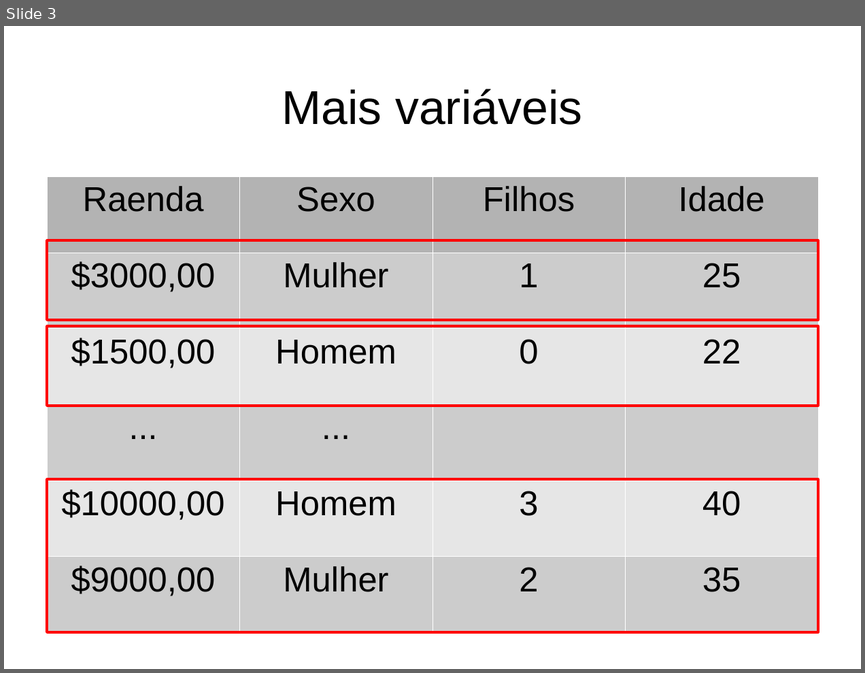
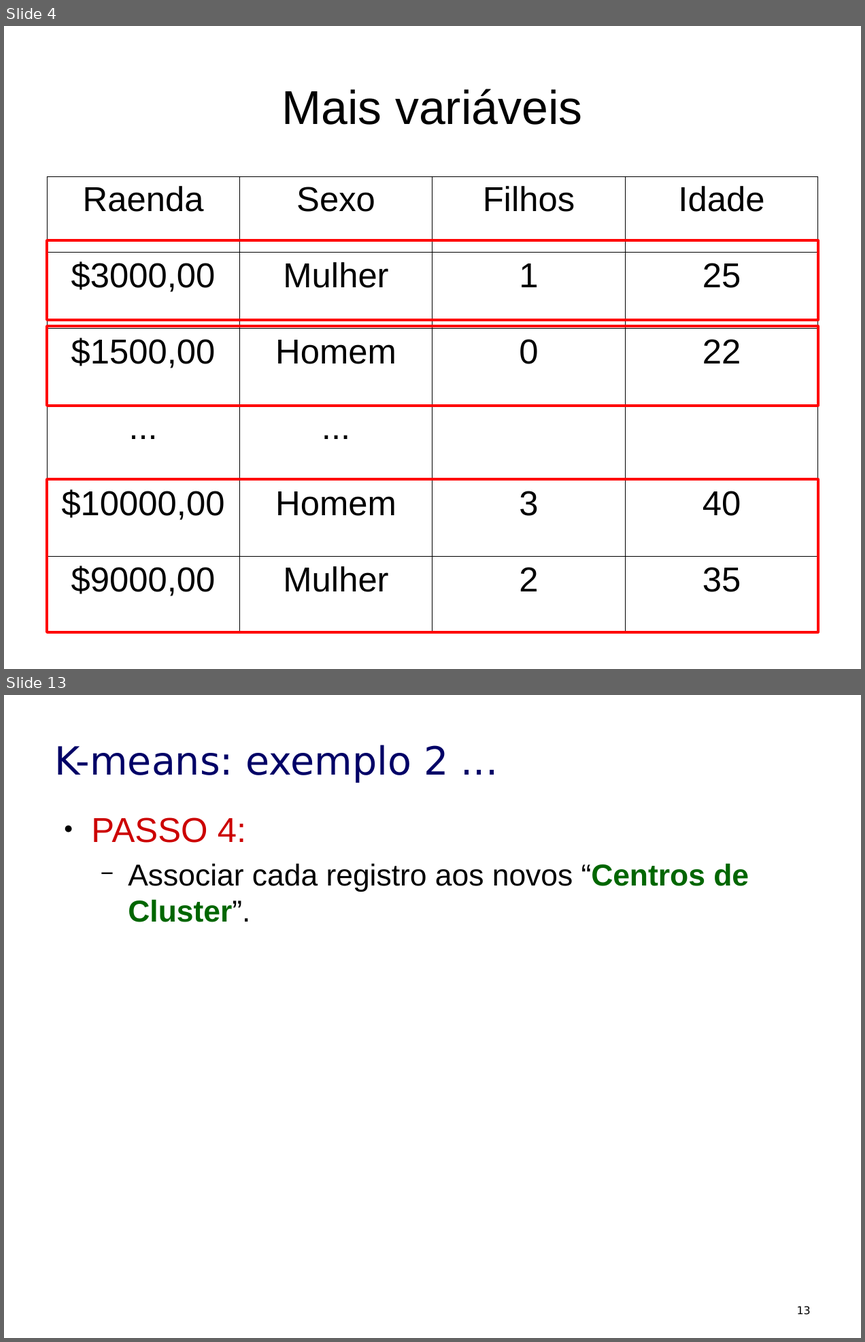
Before and after one commit to flaviobarros/lombz_cluster, a slide deck: Cluster.odp. Shown one above the other, each under a label of ours: slide 3 before the commit, slides 4 and 13 after it; the slides between them are not shown. The pictures are 865x673 and 865x1342 pixels, drawn with LibreOffice and Linux fonts; fonts in the diff are those of the drawing. Boxes give left, top, right and bottom in pixels: in the first picture for what was removed or moved away, otherwise in the second. Text is boxed around its words. In the diff, an @@ line names an element or a change of style, - is before the commit and + after.

Commit message:
Incluindo exemplo do k-means.

```diff
--- a/Cluster.odp
+++ b/Cluster.odp
@@ slide 13 added at bbox=[4, 695, 861, 1338], background #FFFFFF @@
@@ text added at bbox=[54, 745, 448, 783], 36 pt, text #000066 @@
+K-means: exemplo 2 ...
@@ text added at bbox=[91, 817, 749, 922], 28 pt, text #000000 @@
+● PASSO 4:
+  − Associar cada registro aos novos “Centros de Cluster”.
@@ page number added at bbox=[797, 1306, 810, 1314], 10 pt, text #000000 @@
+13
@@ what was slide 3 is now slide 4 @@
@@ slide 4 changed as well @@
@@ table at bbox=[47, 176, 818, 632] @@
@@ fill #B3B3B3 to none in row 1 @@
@@ fill #CCCCCC to none in 10 cells @@
@@ fill #E6E6E6 to none in 8 cells @@
@@ borders changed @@
```
Also in this commit, not shown: 2 other slides changed, 10 other slides added.
